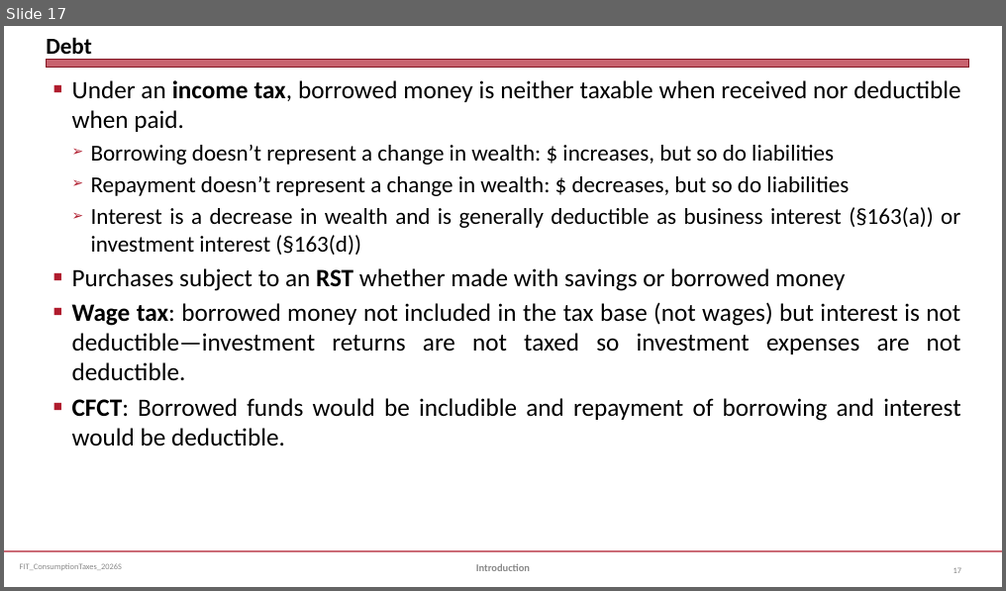
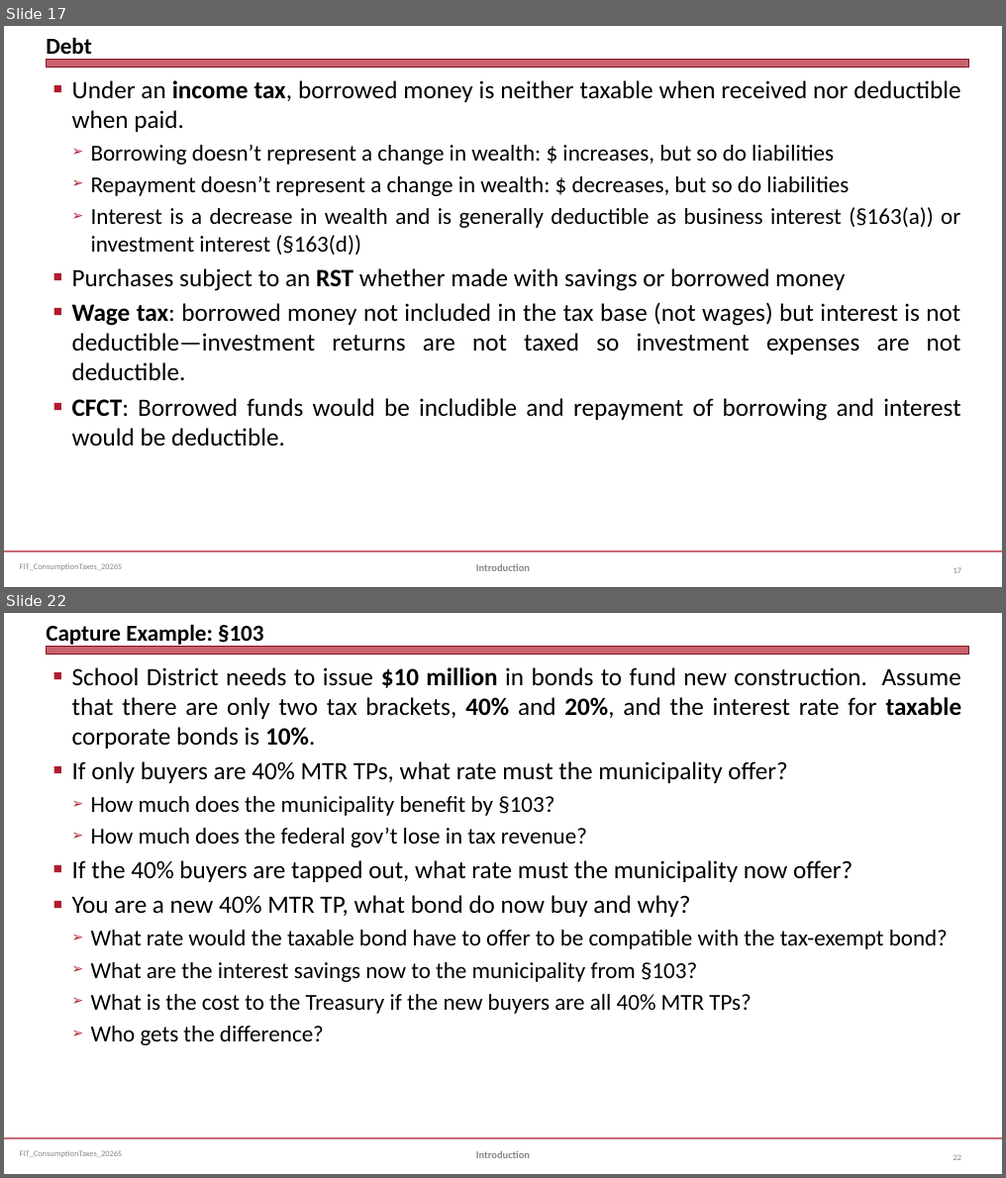
Before and after one commit to jmc877/Fed-Income-Tax, a slide deck: slides/FIT_ConsumptionTaxes_2026S.pptx. Shown one above the other, each under a label of ours: slide 17 before the commit, slides 17 and 22 after it; the slides between them are not shown. The pictures are 1006x591 and 1006x1178 pixels, drawn with LibreOffice and Linux fonts; fonts in the diff are those of the drawing. Boxes give left, top, right and bottom in pixels: in the first picture for what was removed or moved away, otherwise in the second. Text is boxed around its words. In the diff, an @@ line names an element or a change of style, - is before the commit and + after.

```diff
--- a/slides/FIT_ConsumptionTaxes_2026S.pptx
+++ b/slides/FIT_ConsumptionTaxes_2026S.pptx
@@ slide 22 added at [4, 613, 1002, 1174], background #FFFFFF; not listed: 3 template elements that a slide beside it also shows @@
@@ title added at [46, 624, 264, 648], 22 pt, text #000000, bold @@
+Capture Example: §103
@@ text added at [72, 667, 962, 1046], 24 pt, text #000000 @@
+■ School District needs to issue $10 million in bonds to fund new construction. Assume that there are only two tax brackets, 40% and 20%, and the interest rate for taxable corporate bonds is 10%.
+■ If only buyers are 40% MTR TPs, what rate must the municipality offer?
+  ➢ How much does the municipality benefit by §103?
+  ➢ How much does the federal gov’t lose in tax revenue?
+■ If the 40% buyers are tapped out, what rate must the municipality now offer?
+■ You are a new 40% MTR TP, what bond do now buy and why?
+  ➢ What rate would the taxable bond have to offer to be compatible with the tax-exempt bond?
+  ➢ What are the interest savings now to the municipality from §103?
+  ➢ What is the cost to the Treasury if the new buyers are all 40% MTR TPs?
+  ➢ Who gets the difference?
@@ text added at [476, 1151, 530, 1158], 10 pt, text #898989, bold @@
+Introduction
@@ page number added at [953, 1155, 961, 1160], 8 pt, text #808080 @@
+22
```
Also in this commit, not shown: 5 slides changed, 3 other slides added, 24 other files.
